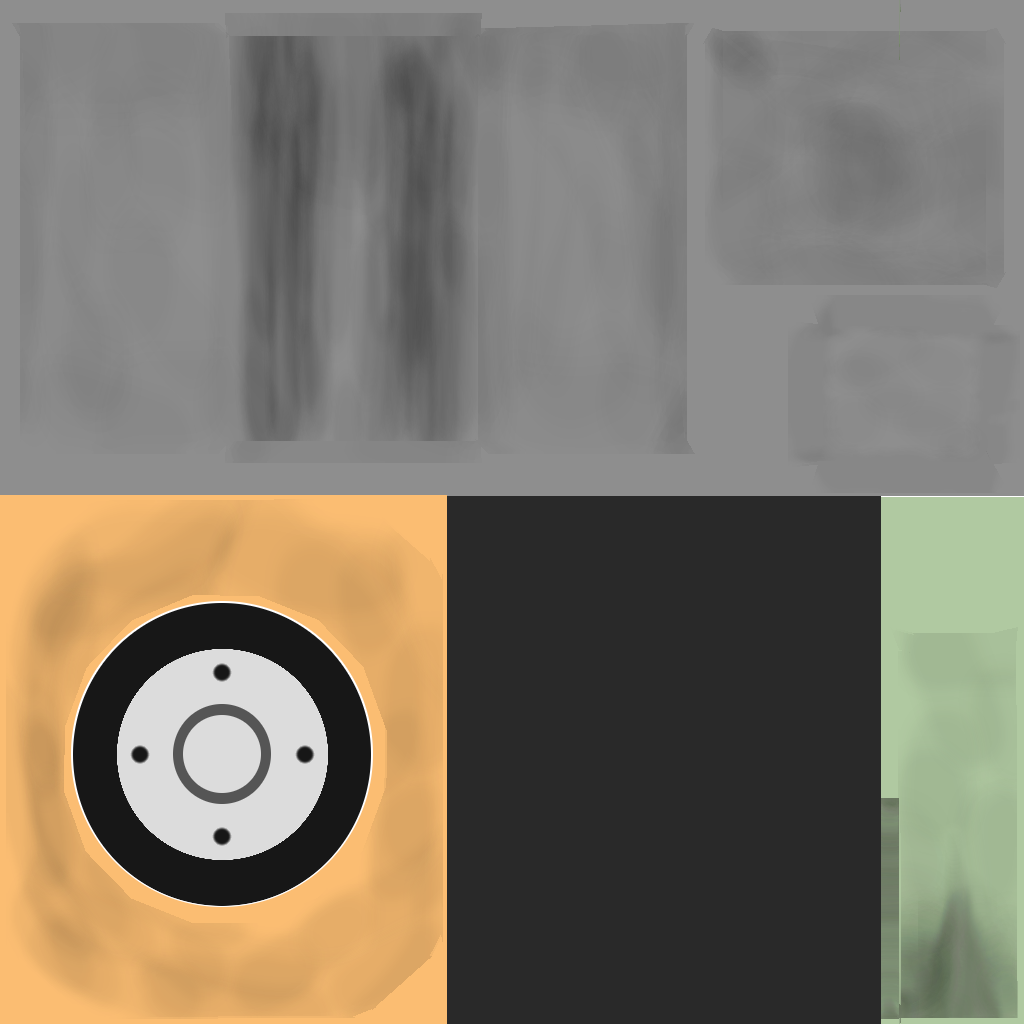
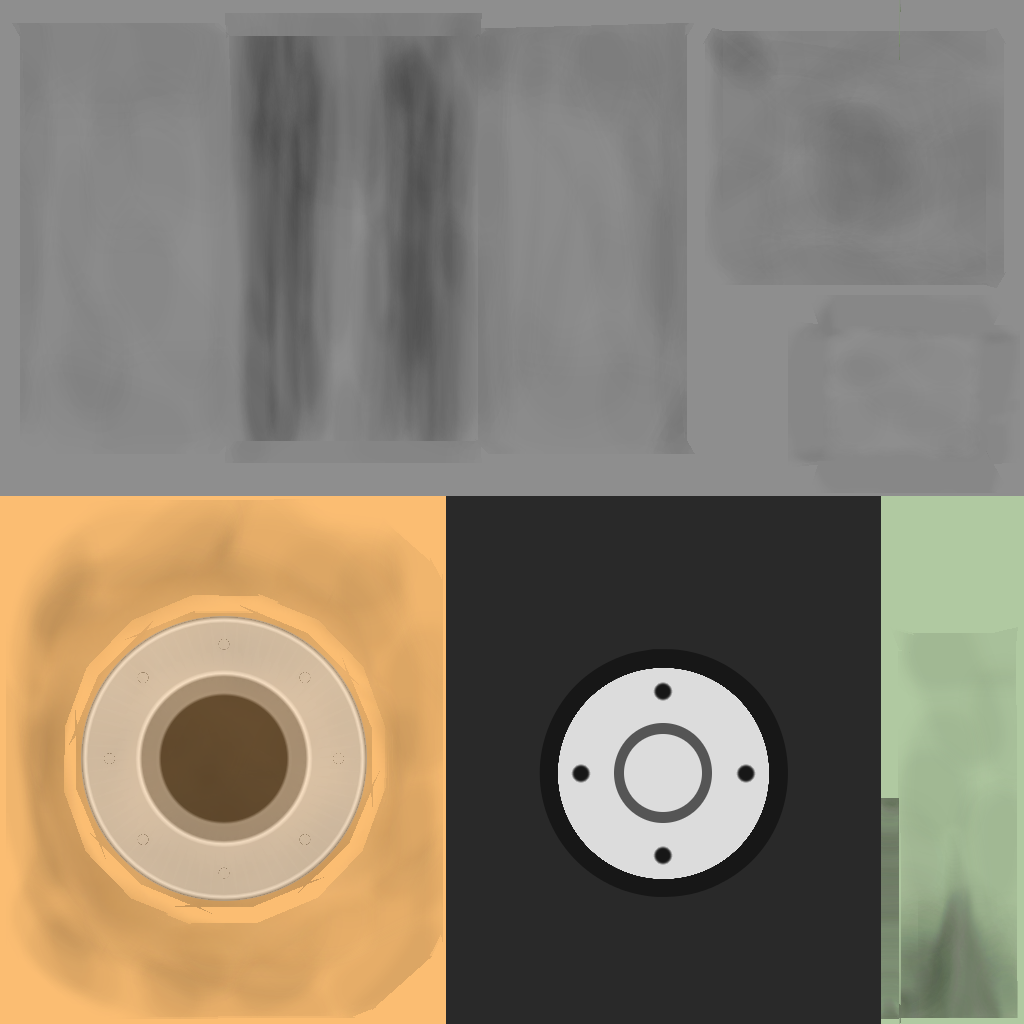
Revision of a layered w=1024, h=1024 image; what changed, layer by layer:
removed layer "rover-lander-hangar.png" over [0, 495, 1024, 1024]
added layer "rover-lander-cap-displ.png" (luminosity, 58%) above "rover-lander-hangar.png #1" over [81, 616, 367, 901]
added layer "rover-lander-hangar.png #1" above "rover-lander-cap-norm.png" over [0, 495, 1024, 1024]
hid "norm" over [0, 495, 1024, 1024]
